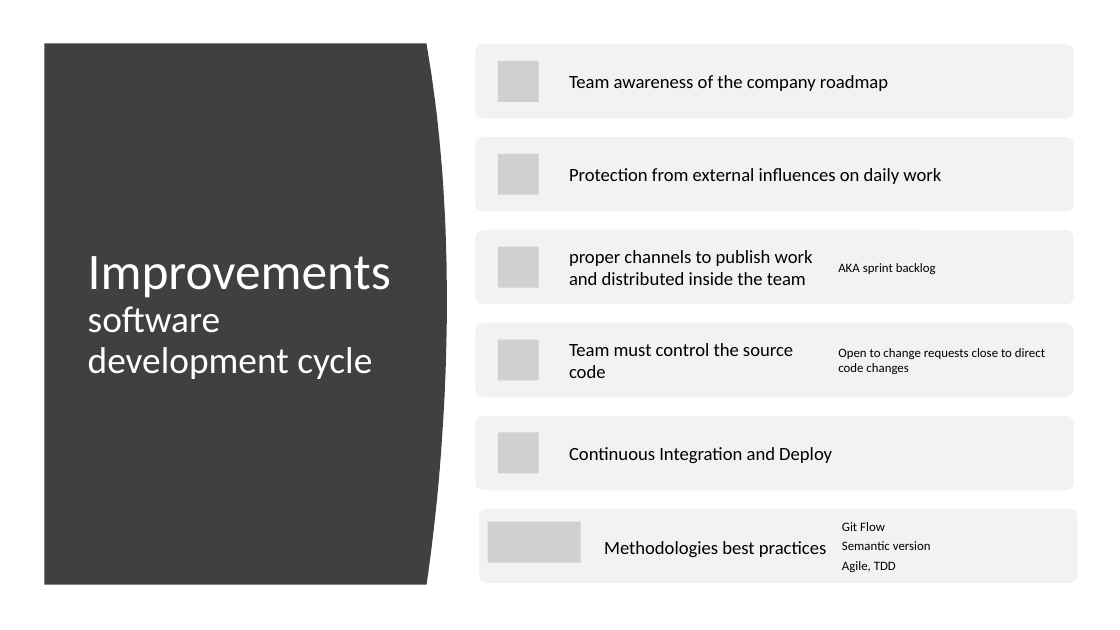
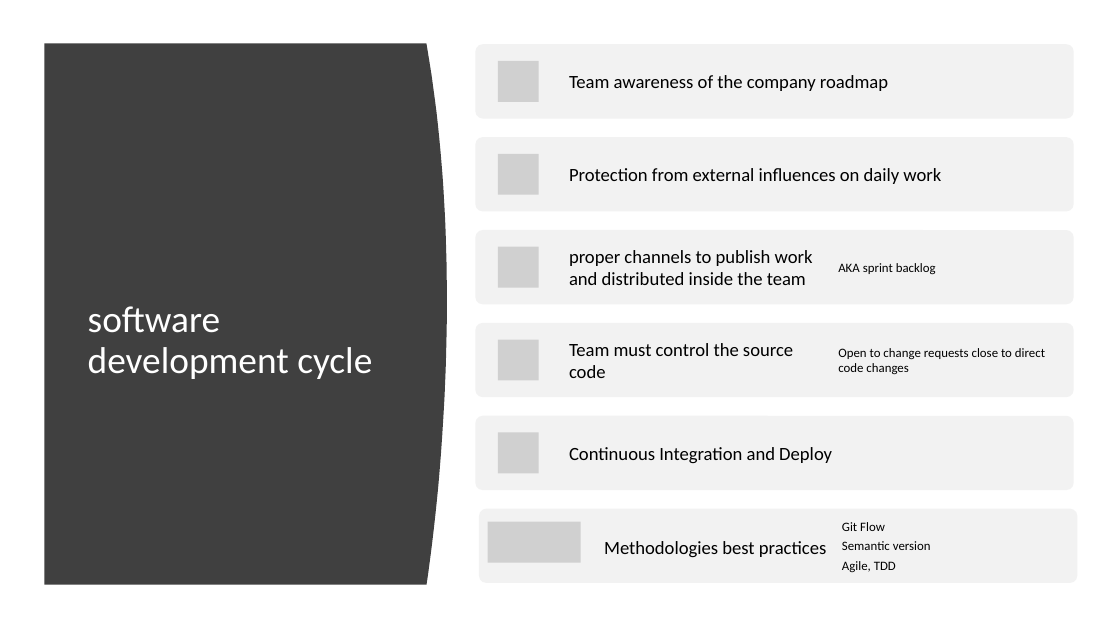
Before and after one commit to vpaulino/SWADN, a slide deck: slide 9 of SWADN Framework.pptx (slide 7 before the commit). Drawn at 1120x630 pixels with LibreOffice and Linux fonts; fonts in the diff are those of the drawing; grey boxes stand for pictures. Boxes give left, top, right and bottom in pixels: in the first picture for what was removed or moved away, otherwise in the second. Text is boxed around its words. In the diff, an @@ line names an element or a change of style, - is before the commit and + after.

```diff
--- a/SWADN Framework.pptx
+++ b/SWADN Framework.pptx
@@ title at [88,306,372,379]: text changed @@
-Improvements
-software development cycle
+software development cycle
```
Also in this commit, not shown: 3 other slides changed, 1 slide removed.
